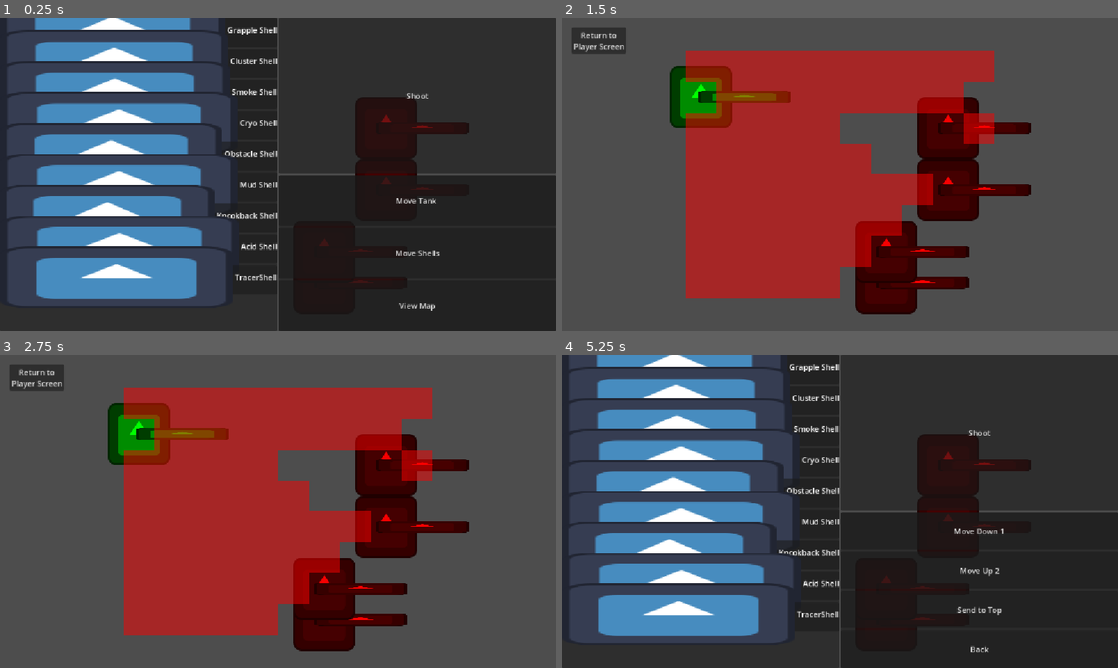
Above: before the commit, frames 1-4 (two rows, left to right).
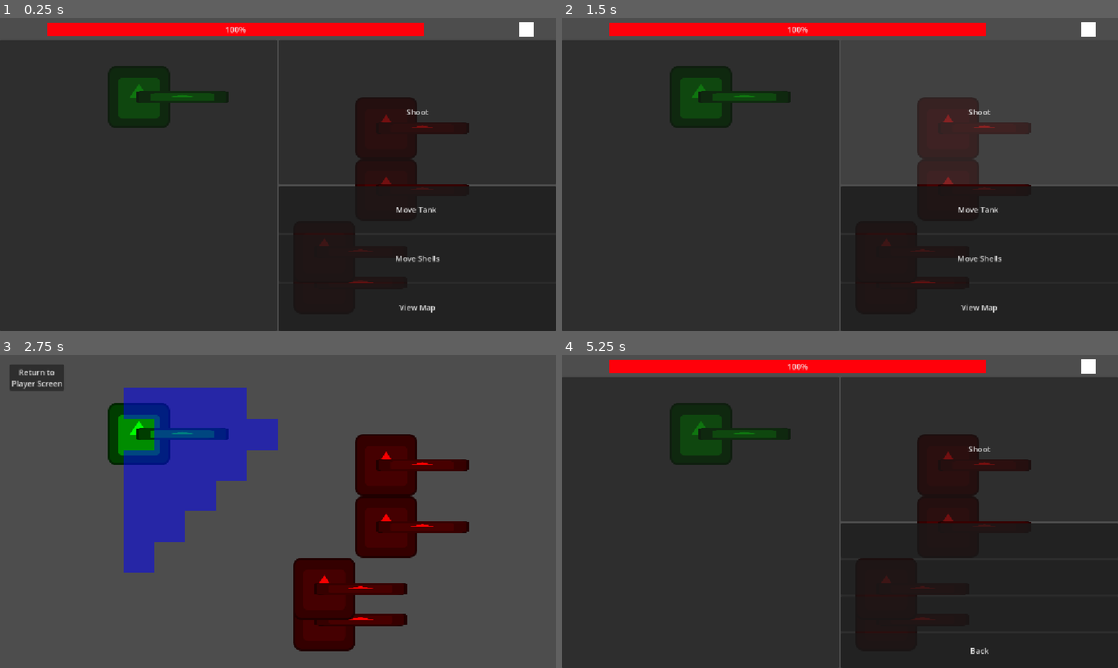
Above: after the commit, the same moments.

Repository: CalJC2/TankBuilder
Game: Godot game, scene res://Scenes/main.tscn
Same seed, same stepped clock (60 frames per second), same inputs: the game is played once before the commit and once after it. The engine's default icon, where the game draws it, is replaced by a stand-in: a white triangle on a blue panel in a dark square.
Inputs (mouse positions are in pixels of both pictures, inside the frame that each line leads up to):
- Up to frame 1 (0.25 s): no input
- Up to frame 2 (1.5 s): click (701, 33) at 0.52 s; click "Shoot" at 1.25 s
- Up to frame 3 (2.75 s): click (417, 545) at 2 s, where only the run after the commit has a clickable "Move Tank"
- Up to frame 4 (5.25 s): click "Return to Player Screen" at 2.75 s; click (701, 401) at 3.52 s; click (701, 430) at 4.27 s; click "Move Shells" at 5 s

The runs differ from the first frame. In frame 1, 39% of the frame differs, in the area x 0-100%, y 0-95%; in frame 2, 79%, in the area x 0-100%, y 1-100%; in frame 3, 31%; in frame 4, 39%.

Commit message:
added shell slelection screen and tank selection screen, also all connected so you can now select tank and all shells before going into the main battle map

Diff:
--- a/tank-builder/Scenes/main_player_screen.tscn
+++ b/tank-builder/Scenes/main_player_screen.tscn
@@ -4,6 +4,9 @@
 [ext_resource type="Script" uid="uid://bpvgh1c87dar5" path="res://Scripts/ActionStation.gd" id="2_7nwjp"]
 [ext_resource type="Script" uid="uid://7catgspnfoad" path="res://Scripts/combat_controller.gd" id="2_hdosg"]
 [ext_resource type="PackedScene" uid="uid://dw2dddcs0kukr" path="res://Scenes/shell_slot.tscn" id="2_uxeph"]
+
+[sub_resource type="StyleBoxFlat" id="StyleBoxFlat_chwvg"]
+bg_color = Color(1, 0, 0.039215688, 1)
 
 [node name="MainPlayerScreen" type="Control" unique_id=126132938 node_paths=PackedStringArray("combat_controller")]
 layout_mode = 3
@@ -24,6 +27,7 @@
 anchors_preset = 15
 anchor_right = 1.0
 anchor_bottom = 1.0
+offset_top = 45.0
 grow_horizontal = 2
 grow_vertical = 2
 
@@ -92,6 +96,22 @@
 text = "Back
 "
 
+[node name="HealthBar" type="ProgressBar" parent="." unique_id=1302380443]
+layout_mode = 0
+offset_left = 98.0
+offset_top = 10.0
+offset_right = 878.0
+offset_bottom = 37.0
+theme_override_styles/fill = SubResource("StyleBoxFlat_chwvg")
+value = 100.0
+
+[node name="ActionLight" type="ColorRect" parent="." unique_id=1566082491]
+layout_mode = 0
+offset_left = 1075.0
+offset_top = 7.5
+offset_right = 1107.0
+offset_bottom = 39.5
+
 [connection signal="pressed" from="MainHBox/RightSideBox/ActionStationContainer/MainActionMenu/MoveTankButton" to="MainHBox/RightSideBox/ActionStationContainer" method="_on_move_tank_button_pressed"]
 [connection signal="pressed" from="MainHBox/RightSideBox/ActionStationContainer/MainActionMenu/MoveShellsButton" to="MainHBox/RightSideBox/ActionStationContainer" method="_on_move_shells_button_pressed"]
 [connection signal="pressed" from="MainHBox/RightSideBox/ActionStationContainer/ShellMoveMenu/ActionButton1" to="MainHBox/RightSideBox/ActionStationContainer" method="_on_move_up_button_pressed"]
--- /dev/null
+++ b/tank-builder/Scenes/shell_selection_screen.tscn
@@ -0,0 +1,91 @@
+[gd_scene format=3 uid="uid://bf48tdy44mt4q"]
+
+[ext_resource type="Script" uid="uid://beu1732mn0dj2" path="res://Scripts/shell_selection_screen.gd" id="1_q6736"]
+[ext_resource type="Script" uid="uid://dxvvhxc0xtxwu" path="res://Scripts/ShellData.gd" id="2_2bdlt"]
+[ext_resource type="PackedScene" uid="uid://dw2dddcs0kukr" path="res://Scenes/shell_slot.tscn" id="2_gpbt6"]
+[ext_resource type="Resource" uid="uid://c040y3y0ar5bx" path="res://Scripts/ShellResources/Tracer_Shell.tres" id="3_dinfh"]
+[ext_resource type="Resource" uid="uid://cx5d80qib7tj7" path="res://Scripts/ShellResources/Sniper_Shell.tres" id="4_fjvxu"]
+[ext_resource type="Resource" uid="uid://u1hxm05gix28" path="res://Scripts/ShellResources/Smoke_Shell.tres" id="5_t1dng"]
+[ext_resource type="Resource" uid="uid://2miist84fwmr" path="res://Scripts/ShellResources/Obstacle_Shell.tres" id="6_7s1na"]
+[ext_resource type="Resource" uid="uid://djnwalkarwg3w" path="res://Scripts/ShellResources/Mud_Shell.tres" id="7_k6hsn"]
+[ext_resource type="Resource" uid="uid://fxlfyt0oqnyq" path="res://Scripts/ShellResources/MOAB_Shell.tres" id="8_f5apb"]
+[ext_resource type="Resource" uid="uid://cuwphldejd6mx" path="res://Scripts/ShellResources/Knockback_Shell.tres" id="9_eux6b"]
+[ext_resource type="Resource" uid="uid://y6ykjx537kwy" path="res://Scripts/ShellResources/HE_Shell.tres" id="10_ifimy"]
+[ext_resource type="Resource" uid="uid://e3xgeoogybbp" path="res://Scripts/ShellResources/Grapple_Shell.tres" id="11_uqck8"]
+[ext_resource type="Resource" uid="uid://i7yqkp7iwpuj" path="res://Scripts/ShellResources/EMP_Shell.tres" id="12_lssgg"]
+[ext_resource type="Resource" uid="uid://cht56nl70dg7a" path="res://Scripts/ShellResources/Cryo_Shell.tres" id="13_uqucm"]
+[ext_resource type="Resource" uid="uid://bm6v8pajgxo58" path="res://Scripts/ShellResources/Cluster_Shell.tres" id="14_a8wty"]
+[ext_resource type="Resource" uid="uid://dx1cobvrvjld1" path="res://Scripts/ShellResources/Artillery_Shell.tres" id="15_fn5hr"]
+[ext_resource type="Resource" uid="uid://dwo03kiarp3yi" path="res://Scripts/ShellResources/Acid_Shell.tres" id="16_uvie5"]
+
+[node name="ShellSelectionScreen" type="Control" unique_id=1017674680]
+layout_mode = 3
+anchors_preset = 15
+anchor_right = 1.0
+anchor_bottom = 1.0
+grow_horizontal = 2
+grow_vertical = 2
+script = ExtResource("1_q6736")
+all_possible_shells = Array[ExtResource("2_2bdlt")]([ExtResource("3_dinfh"), ExtResource("4_fjvxu"), ExtResource("5_t1dng"), ExtResource("6_7s1na"), ExtResource("7_k6hsn"), ExtResource("8_f5apb"), ExtResource("9_eux6b"), ExtResource("10_ifimy"), ExtResource("11_uqck8"), ExtResource("12_lssgg"), ExtResource("13_uqucm"), ExtResource("14_a8wty"), ExtResource("15_fn5hr"), ExtResource("16_uvie5")])
+shell_slot_scene = ExtResource("2_gpbt6")
+
+[node name="CenterContainer" type="CenterContainer" parent="." unique_id=601652027]
+layout_mode = 1
+anchors_preset = 15
+anchor_right = 1.0
+anchor_bottom = 1.0
+grow_horizontal = 2
+grow_vertical = 2
+
+[node name="MainPanel" type="PanelContainer" parent="CenterContainer" unique_id=1175936117]
+custom_minimum_size = Vector2(800, 500)
+layout_mode = 2
+
+[node name="MarginContainer" type="MarginContainer" parent="CenterContainer/MainPanel" unique_id=1365163889]
+layout_mode = 2
+theme_override_constants/margin_left = 20
+theme_override_constants/margin_top = 20
+theme_override_constants/margin_right = 20
+theme_override_constants/margin_bottom = 20
+
+[node name="MainSplit" type="HBoxContainer" parent="CenterContainer/MainPanel/MarginContainer" unique_id=1271420210]
+layout_mode = 2
+
+[node name="AvailableSection" type="VBoxContainer" parent="CenterContainer/MainPanel/MarginContainer/MainSplit" unique_id=1804575964]
+layout_mode = 2
+size_flags_horizontal = 3
+
+[node name="AvailableSectionLabel" type="Label" parent="CenterContainer/MainPanel/MarginContainer/MainSplit/AvailableSection" unique_id=629439793]
+layout_mode = 2
+text = "Available Arsenal"
+horizontal_alignment = 1
+
+[node name="ScrollContainer" type="ScrollContainer" parent="CenterContainer/MainPanel/MarginContainer/MainSplit/AvailableSection" unique_id=134376577]
+layout_mode = 2
+size_flags_vertical = 3
+
+[node name="AvailableGrid" type="GridContainer" parent="CenterContainer/MainPanel/MarginContainer/MainSplit/AvailableSection/ScrollContainer" unique_id=1118507259]
+layout_mode = 2
+columns = 3
+
+[node name="DeckSection" type="VBoxContainer" parent="CenterContainer/MainPanel/MarginContainer/MainSplit" unique_id=1350469871]
+layout_mode = 2
+
+[node name="DeckSectionLabel" type="Label" parent="CenterContainer/MainPanel/MarginContainer/MainSplit/DeckSection" unique_id=1677934016]
+layout_mode = 2
+text = "Selected Shells: 0/ X
+"
+horizontal_alignment = 1
+
+[node name="ScrollContainer" type="ScrollContainer" parent="CenterContainer/MainPanel/MarginContainer/MainSplit/DeckSection" unique_id=1357086079]
+layout_mode = 2
+size_flags_vertical = 3
+
+[node name="ShellList" type="VBoxContainer" parent="CenterContainer/MainPanel/MarginContainer/MainSplit/DeckSection/ScrollContainer" unique_id=568776029]
+layout_mode = 2
+
+[node name="StartRunButton" type="Button" parent="CenterContainer/MainPanel/MarginContainer/MainSplit/DeckSection" unique_id=1379969922]
+custom_minimum_size = Vector2(0, 60)
+layout_mode = 2
+text = "Start Run
+"
--- /dev/null
+++ b/tank-builder/Scenes/tank_selection_screen.tscn
@@ -0,0 +1,80 @@
+[gd_scene format=3 uid="uid://cnn4e8lxqihd4"]
+
+[ext_resource type="Script" uid="uid://cht4bcf6nwp1i" path="res://Scripts/tank_selection_screen.gd" id="1_w32f5"]
+[ext_resource type="Script" uid="uid://brlfaa281xdxe" path="res://Scripts/TankData.gd" id="2_31wmr"]
+[ext_resource type="Resource" uid="uid://bh6q570uf1l2f" path="res://Scripts/TankResources/BalancedTank.tres" id="3_4jn2k"]
+[ext_resource type="Resource" uid="uid://dwnham1fto6l3" path="res://Scripts/TankResources/HeavyTank.tres" id="4_5pv43"]
+[ext_resource type="Resource" uid="uid://cfa6mb5gk54s6" path="res://Scripts/TankResources/LightTank.tres" id="5_10hra"]
+
+[node name="TankSelectionScreen" type="Control" unique_id=2131363948]
+layout_mode = 3
+anchors_preset = 15
+anchor_right = 1.0
+anchor_bottom = 1.0
+grow_horizontal = 2
+grow_vertical = 2
+script = ExtResource("1_w32f5")
+available_tanks = Array[ExtResource("2_31wmr")]([ExtResource("3_4jn2k"), ExtResource("4_5pv43"), ExtResource("5_10hra")])
+
+[node name="CenterContainer" type="CenterContainer" parent="." unique_id=1375394707]
+layout_mode = 1
+anchors_preset = 15
+anchor_right = 1.0
+anchor_bottom = 1.0
+grow_horizontal = 2
+grow_vertical = 2
+
+[node name="MainPanel" type="PanelContainer" parent="CenterContainer" unique_id=2107535386]
+custom_minimum_size = Vector2(600, 350)
+layout_mode = 2
+
+[node name="MarginContainer" type="MarginContainer" parent="CenterContainer/MainPanel" unique_id=1395210016]
+layout_mode = 2
+theme_override_constants/margin_left = 20
+theme_override_constants/margin_top = 20
+theme_override_constants/margin_right = 20
+theme_override_constants/margin_bottom = 20
+
+[node name="MainSplit" type="VBoxContainer" parent="CenterContainer/MainPanel/MarginContainer" unique_id=682503912]
+layout_mode = 2
+
+[node name="TopRow" type="HBoxContainer" parent="CenterContainer/MainPanel/MarginContainer/MainSplit" unique_id=685344085]
+layout_mode = 2
+size_flags_vertical = 3
+
+[node name="PrevButton" type="Button" parent="CenterContainer/MainPanel/MarginContainer/MainSplit/TopRow" unique_id=1718663876]
+custom_minimum_size = Vector2(100, 100)
+layout_mode = 2
+text = "Prev
+"
+
+[node name="TankDisplay" type="VBoxContainer" parent="CenterContainer/MainPanel/MarginContainer/MainSplit/TopRow" unique_id=1819820786]
+custom_minimum_size = Vector2(250, 0)
+layout_mode = 2
+size_flags_horizontal = 3
+
+[node name="TankImage" type="TextureRect" parent="CenterContainer/MainPanel/MarginContainer/MainSplit/TopRow/TankDisplay" unique_id=196872659]
+layout_mode = 2
+stretch_mode = 5
+
+[node name="TankName" type="Label" parent="CenterContainer/MainPanel/MarginContainer/MainSplit/TopRow/TankDisplay" unique_id=1720306484]
+layout_mode = 2
+horizontal_alignment = 1
+
+[node name="NextButton" type="Button" parent="CenterContainer/MainPanel/MarginContainer/MainSplit/TopRow" unique_id=1578040765]
+custom_minimum_size = Vector2(100, 100)
+layout_mode = 2
+text = "Next"
+
+[node name="BottomRow" type="HBoxContainer" parent="CenterContainer/MainPanel/MarginContainer/MainSplit" unique_id=1738331265]
+layout_mode = 2
+
+[node name="StatsLabel" type="Label" parent="CenterContainer/MainPanel/MarginContainer/MainSplit/BottomRow" unique_id=1920847133]
+layout_mode = 2
+size_flags_horizontal = 3
+
+[node name="SelectButton" type="Button" parent="CenterContainer/MainPanel/MarginContainer/MainSplit/BottomRow" unique_id=951523205]
+custom_minimum_size = Vector2(100, 100)
+layout_mode = 2
+text = "Select
+Tank"
--- /dev/null
+++ b/tank-builder/Scripts/RunManager.gd
@@ -0,0 +1,8 @@
+extends Node
+
+var selected_tank: TankData
+var player_shells: Array[ShellData] = []
+
+func reset_run():
+	selected_tank = null
+	player_shells.clear()
--- a/tank-builder/Scripts/TankData.gd
+++ b/tank-builder/Scripts/TankData.gd
@@ -3,8 +3,10 @@
 
 @export_group("Tank Information")
 @export var tank_class_name: String
+@export var tank_full_image: Texture2D
 @export var tank_base_texture: Texture2D
 @export var tank_turret_texture: Texture2D
 @export var max_health: int
 @export var movement_range: int
 @export var armour: int
+@export var total_shells: int
--- /dev/null
+++ b/tank-builder/Scripts/TankResources/BalancedTank.tres
@@ -0,0 +1,16 @@
+[gd_resource type="Resource" script_class="TankData" format=3 uid="uid://bh6q570uf1l2f"]
+
+[ext_resource type="Script" uid="uid://brlfaa281xdxe" path="res://Scripts/TankData.gd" id="1_r878n"]
+[ext_resource type="Texture2D" uid="uid://ktrngtbxajs6" path="res://icon.svg" id="2_pp4x2"]
+
+[resource]
+script = ExtResource("1_r878n")
+tank_class_name = "Balanced Tank"
+tank_full_image = ExtResource("2_pp4x2")
+tank_base_texture = ExtResource("2_pp4x2")
+tank_turret_texture = ExtResource("2_pp4x2")
+max_health = 20
+movement_range = 4
+armour = 1
+total_shells = 5
+metadata/_custom_type_script = "uid://brlfaa281xdxe"
--- /dev/null
+++ b/tank-builder/Scripts/TankResources/HeavyTank.tres
@@ -0,0 +1,16 @@
+[gd_resource type="Resource" script_class="TankData" format=3 uid="uid://dwnham1fto6l3"]
+
+[ext_resource type="Script" uid="uid://brlfaa281xdxe" path="res://Scripts/TankData.gd" id="1_bdhjw"]
+[ext_resource type="Texture2D" uid="uid://ktrngtbxajs6" path="res://icon.svg" id="2_jybeb"]
+
+[resource]
+script = ExtResource("1_bdhjw")
+tank_class_name = "Heavy Tank"
+tank_full_image = ExtResource("2_jybeb")
+tank_base_texture = ExtResource("2_jybeb")
+tank_turret_texture = ExtResource("2_jybeb")
+max_health = 30
+movement_range = 2
+armour = 3
+total_shells = 5
+metadata/_custom_type_script = "uid://brlfaa281xdxe"
--- /dev/null
+++ b/tank-builder/Scripts/TankResources/LightTank.tres
@@ -0,0 +1,15 @@
+[gd_resource type="Resource" script_class="TankData" format=3 uid="uid://cfa6mb5gk54s6"]
+
+[ext_resource type="Script" uid="uid://brlfaa281xdxe" path="res://Scripts/TankData.gd" id="1_354un"]
+[ext_resource type="Texture2D" uid="uid://ktrngtbxajs6" path="res://icon.svg" id="2_dvstt"]
+
+[resource]
+script = ExtResource("1_354un")
+tank_class_name = "Scout Tank"
+tank_full_image = ExtResource("2_dvstt")
+tank_base_texture = ExtResource("2_dvstt")
+tank_turret_texture = ExtResource("2_dvstt")
+max_health = 15
+movement_range = 7
+total_shells = 5
+metadata/_custom_type_script = "uid://brlfaa281xdxe"
--- a/tank-builder/Scripts/battle_map.gd
+++ b/tank-builder/Scripts/battle_map.gd
@@ -9,6 +9,7 @@
 signal player_turn_started
 signal player_moved
 signal shooting_canceled(shell_data: ShellData)
+signal player_health_changed(current_health: int, max_health: int)
 
 # Grid settings ----------------------------------------------------------------
 var grid_width = 10
@@ -98,11 +99,20 @@
 		grid_manager.remove_entity(player_pos)
 
 	player_tank_node = player_scene.instantiate() as PlayerTank
+
+	if RunManager.selected_tank:
+		player_tank_node.tank_data = RunManager.selected_tank
+
 	entities_container.add_child(player_tank_node)
 	# map_to_local converts the grid coordinates into pixel coordinates
 	player_tank_node.position = grid_tilemap.map_to_local(player_pos)
 
 	grid_manager.add_entity(player_pos, player_tank_node, "Player")
+
+	var player_health = player_tank_node.get_node("HealthComponent")
+	player_health.health_changed.connect(func(current,max_health): player_health_changed.emit(current, max_health))
+
+	player_health_changed.emit(player_health.current_health, player_health.max_health)
 
 func show_movement_options():
 	is_movement_mode_active = true
@@ -309,40 +319,48 @@
 		tiles_to_damage.append(target_tile)
 
 	for tile in tiles_to_damage:
+		# 1. Friendly Fire Safety & Hazards
 		if tile == player_pos:
 			continue
 
 		if active_shell.hazard_type != "":
 			grid_manager.add_hazard(tile, active_shell.hazard_type, active_shell.hazard_duration, active_shell.hazard_damage)
-
+			spawn_hazard_visual(tile, active_shell.hazard_type)
 
 		if grid_manager.grid_data.has(tile):
 			var hit_entity = grid_manager.entity_grid.get(tile)
 
-			# check if the entity has a health component before damage
 			if hit_entity and hit_entity.has_node("HealthComponent"):
 				var health = hit_entity.get_node("HealthComponent")
 
+				# --- NEW: Track where they actually end up! ---
+				var final_tile = tile
+
+				# 2. Knockback Logic
 				if active_shell.knockback_distance > 0:
 					var kb_dest = grid_manager.get_knockback_destination(player_pos, tile, active_shell.knockback_distance)
 
 					if grid_manager.grid_data.has(kb_dest):
-						print("Knockback collision")
-						health.take_damage(active_shell.damage)
+						print("Knockback collision!")
+						health.take_damage(10) # Bonus collision damage
 					elif kb_dest.x >= 0 and kb_dest.x < grid_width and kb_dest.y >= 0 and kb_dest.y < grid_height:
 						grid_manager.move_entity(tile, kb_dest)
 						hit_entity.current_grid_pos = kb_dest
+						final_tile = kb_dest # Update their final resting place!
 
 						var kb_pixel_pos = grid_tilemap.map_to_local(kb_dest)
 						var tween = create_tween()
-						tween.tween_property(hit_entity,"position", kb_pixel_pos, 0.2)
-
+						tween.tween_property(hit_entity, "position", kb_pixel_pos, 0.2)
+						await tween.finished # <--- NEW: Wait for the slide to finish before dealing damage!
+
+				# 3. Standard Damage & Statuses
 				health.take_damage(active_shell.damage)
-				print("Shell damage = ", active_shell.damage)
-
+
+				# (If you added Life Steal, insert that check here!)
 				if active_shell.has_life_steal:
 					if is_instance_valid(player_tank_node) and player_tank_node.has_node("HealthComponent"):
 						player_tank_node.get_node("HealthComponent").heal(active_shell.damage)
+						print("Life Steal! Player healed for ", active_shell.damage)
 
 				if active_shell.dot_duration > 0:
 					health.apply_dot(active_shell.dot_damage, active_shell.dot_duration)
@@ -353,13 +371,9 @@
 				if active_shell.vulnerable_duration > 0:
 					health.apply_status("vulnerable", active_shell.vulnerable_duration)
 
-
+				# 4. Flawless Death Cleanup
 				if health.current_health <= 0:
-					grid_manager.remove_entity(target_tile)
-					if active_shell.knockback_distance > 0 and not grid_manager.grid_data.has(tile):
-						var kb_dest = grid_manager.get_knockback_destination(player_pos, tile, active_shell.knockback_distance)
-						grid_manager.remove_entity(kb_dest)
-
+					grid_manager.remove_entity(final_tile) # <--- Erase them from wherever they landed!
 					check_win_condition()
 
 	active_shell = null
--- a/tank-builder/Scripts/combat_controller.gd
+++ b/tank-builder/Scripts/combat_controller.gd
@@ -9,7 +9,7 @@
 signal moab_exploded(damage_to_player: int)
 
 const ACTION_POOL: Array[String] = ["Move Up 1", "Move Down 1", "Move Up 2",
-"Move Down 2", "Swap", "Reverse", "Send to Top", "Pin", "life Steal", "Panic Shuffle"]
+"Move Down 2", "Swap", "Reverse", "Send to Top", "Pin", "Life Steal", "Panic Shuffle"]
 
 var active_shells: Array[ShellData] = []
 var has_used_action: bool = false
--- a/tank-builder/Scripts/main.gd
+++ b/tank-builder/Scripts/main.gd
@@ -33,9 +33,13 @@
 
 	# map to UI-----------------------------------------------------------------
 	action_station.action_move_tank.connect(battle_map.show_movement_options)
+	battle_map.player_health_changed.connect(main_player_screen.update_health)
 
 	# start the game -----------------------------------------------------------
-	combat_controller.initialise_shells(starting_test_deck)
+	if RunManager.player_shells.size() > 0:
+		combat_controller.initialise_shells(RunManager.player_shells)
+	else:
+		print("no shells!!")
 
 func _on_view_map_pressed():
 	main_player_screen.hide()
--- a/tank-builder/Scripts/main_player_screen.gd
+++ b/tank-builder/Scripts/main_player_screen.gd
@@ -6,6 +6,8 @@
 @onready var action_station = $MainHBox/RightSideBox/ActionStationContainer
 @onready var shoot_button = $MainHBox/RightSideBox/ShootButton
 @onready var shell_list = $MainHBox/ShellPanel/ShellContainter
+@onready var health_bar = $HealthBar
+@onready var action_light = $ActionLight
 
 var targeting_mode: String = ""
 var swap_index_1: int = -1
@@ -62,8 +64,10 @@
 func _on_turn_state_changed(has_acted: bool):
 	if has_acted:
 		action_station.modulate = Color(0.5,0.5,0.5,1)
+		action_light.color = Color(0.5, 0.5, 0.5)
 	else:
 		action_station.modulate = Color(1,1,1,1)
+		action_light.color = Color(0, 1, 0)
 
 func _start_targeting(mode: String):
 	targeting_mode = mode
@@ -85,3 +89,7 @@
 	elif targeting_mode == "pin":
 		combat_controller.toggle_pin(index)
 		targeting_mode = ""
+
+func update_health(current: int, max_health: int):
+	health_bar.max_value = max_health
+	health_bar.value = current
--- /dev/null
+++ b/tank-builder/Scripts/shell_selection_screen.gd
@@ -0,0 +1,60 @@
+extends Control
+
+@export var all_possible_shells: Array[ShellData] = []
+@export var shell_slot_scene: PackedScene
+
+var current_deck: Array[ShellData] = []
+var max_deck_size: int = 10
+
+@onready var available_grid = $CenterContainer/MainPanel/MarginContainer/MainSplit/AvailableSection/ScrollContainer/AvailableGrid
+@onready var shell_list = $CenterContainer/MainPanel/MarginContainer/MainSplit/DeckSection/ScrollContainer/ShellList
+@onready var deck_count_label = $CenterContainer/MainPanel/MarginContainer/MainSplit/DeckSection/DeckSectionLabel
+@onready var start_button = $CenterContainer/MainPanel/MarginContainer/MainSplit/DeckSection/StartRunButton
+
+func _ready():
+	start_button.pressed.connect(_on_start_run_pressed)
+
+	if RunManager.selected_tank:
+		max_deck_size = RunManager.selected_tank.total_shells
+
+	_show_available_shells()
+	_update_deck_display()
+
+func _show_available_shells():
+	for shell in all_possible_shells:
+		var shell_btn = shell_slot_scene.instantiate() as ShellSlot
+		shell_btn.setup_shell(shell)
+
+		shell_btn.pressed.connect(_add_shell_to_deck.bind(shell))
+		available_grid.add_child(shell_btn)
+
+func _add_shell_to_deck(shell: ShellData):
+	if current_deck.size() < max_deck_size:
+		current_deck.append(shell)
+		_update_deck_display()
+	else:
+		print("Deck is full")
+
+func _remove_shell_from_deck(index: int):
+	current_deck.remove_at(index)
+	_update_deck_display()
+
+func _update_deck_display():
+	for child in shell_list.get_children():
+		child.queue_free()
+
+	for i in range(current_deck.size()):
+		var shell = current_deck[i]
+		var shell_btn = shell_slot_scene.instantiate() as ShellSlot
+		shell_btn.setup_shell(shell)
+
+		shell_btn.pressed.connect(_remove_shell_from_deck.bind(i))
+		shell_list.add_child(shell_btn)
+
+	deck_count_label.text = "Selected Shells: %d / %d" % [current_deck.size(), max_deck_size]
+	start_button.disabled = current_deck.size() == 0
+
+func _on_start_run_pressed():
+	RunManager.player_shells = current_deck.duplicate()
+
+	get_tree().change_scene_to_file("res://Scenes/main.tscn")
--- /dev/null
+++ b/tank-builder/Scripts/tank_selection_screen.gd
@@ -0,0 +1,54 @@
+extends Control
+
+
+@export var available_tanks: Array[TankData] = []
+var current_index: int = 0
+
+@onready var prev_button = $CenterContainer/MainPanel/MarginContainer/MainSplit/TopRow/PrevButton
+@onready var next_button = $CenterContainer/MainPanel/MarginContainer/MainSplit/TopRow/NextButton
+@onready var select_button = $CenterContainer/MainPanel/MarginContainer/MainSplit/BottomRow/SelectButton
+
+@onready var tank_name = $CenterContainer/MainPanel/MarginContainer/MainSplit/TopRow/TankDisplay/TankName
+@onready var tank_image = $CenterContainer/MainPanel/MarginContainer/MainSplit/TopRow/TankDisplay/TankImage
+@onready var stats_label = $CenterContainer/MainPanel/MarginContainer/MainSplit/BottomRow/StatsLabel
+
+func _ready():
+	prev_button.pressed.connect(_on_prev_pressed)
+	next_button.pressed.connect(_on_next_pressed)
+	select_button.pressed.connect(_on_select_pressed)
+
+	if available_tanks.size() > 0:
+		_update_display()
+
+func _update_display():
+	var current_tank = available_tanks[current_index]
+
+	tank_name.text = current_tank.tank_class_name
+	tank_image.texture = current_tank.tank_full_image
+
+	stats_label.text = "Max Health: %d\nArmour: %d\nMovement Range: %d\nTotal Shells: %d" % [
+		current_tank.max_health,
+		current_tank.armour,
+		current_tank.movement_range,
+		current_tank.total_shells
+	]
+
+
+func _on_prev_pressed():
+	current_index -= 1
+	if current_index < 0:
+		current_index = available_tanks.size() - 1
+	_update_display()
+
+func _on_next_pressed():
+	current_index += 1
+	if current_index >= available_tanks.size():
+		current_index = 0
+	_update_display()
+
+func _on_select_pressed():
+	var chosen_tank = available_tanks[current_index]
+
+	RunManager.selected_tank = chosen_tank
+
+	get_tree().change_scene_to_file("res://Scenes/shell_selection_screen.tscn")
--- a/tank-builder/project.godot
+++ b/tank-builder/project.godot
@@ -15,6 +15,10 @@
 config/features=PackedStringArray("4.7", "Mobile")
 config/icon="res://icon.svg"
 
+[autoload]
+
+RunManager="*uid://gnhgcqjng0ws"
+
 [display]
 
 window/stretch/mode="canvas_items"
Not shown, added: tank-builder/Scripts/RunManager.gd.uid
Not shown, added: tank-builder/Scripts/shell_selection_screen.gd.uid
Not shown, added: tank-builder/Scripts/tank_selection_screen.gd.uid
